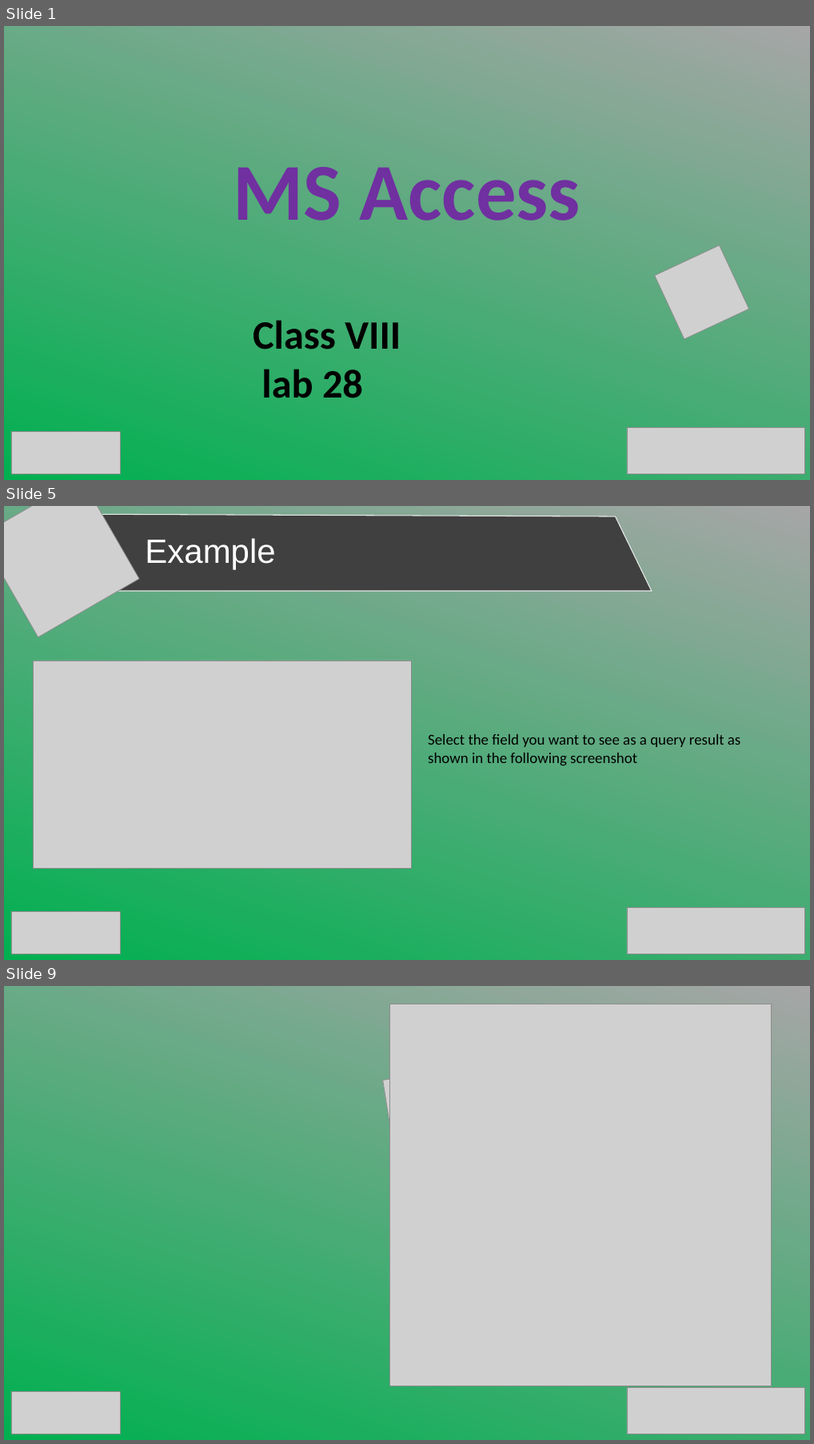
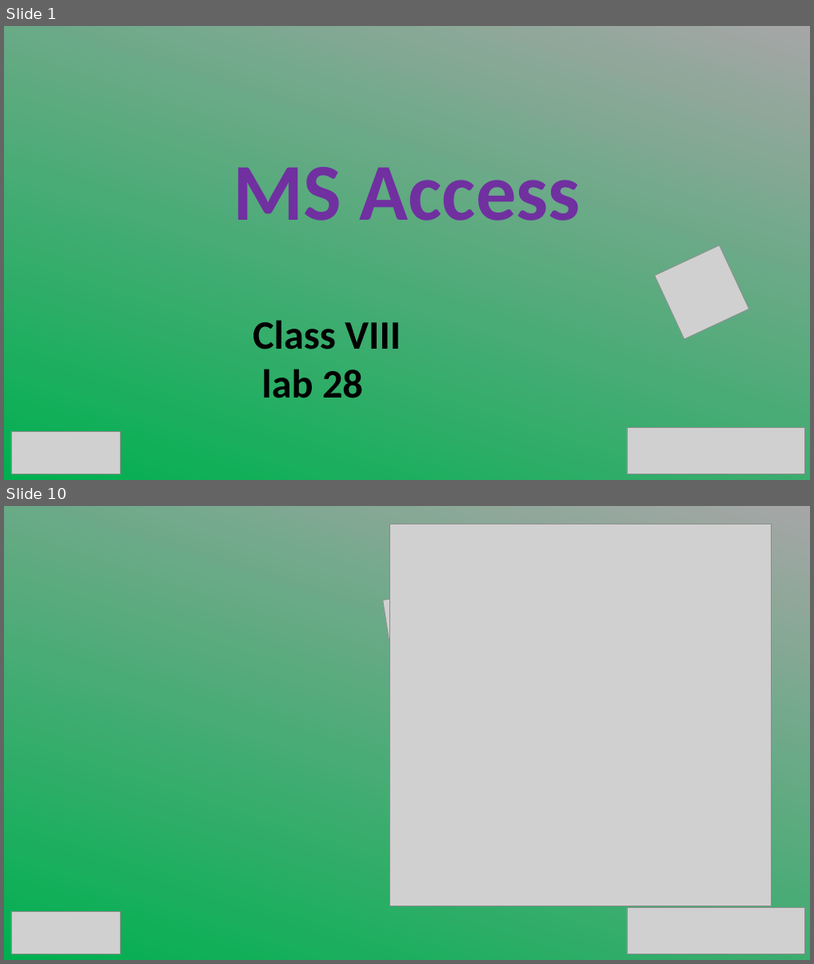
Before and after one commit to SabitDeepto/IIDP, a slide deck: class 8/lab 30 (Access)/2. Presentation/lab 30.pptx. Shown one above the other, each under a label of ours: slides 1, 5 and 9 before the commit, slides 1 and 10 after it; the slides between them are not shown. The pictures are 814x1444 and 814x964 pixels, drawn with LibreOffice and Linux fonts; fonts in the diff are those of the drawing; grey boxes stand for pictures. Boxes give left, top, right and bottom in pixels: in the first picture for what was removed or moved away, otherwise in the second. Text is boxed around its words. In the diff, an @@ line names an element or a change of style, - is before the commit and + after.

```diff
--- a/class 8/lab 30 (Access)/2. Presentation/lab 30.pptx
+++ b/class 8/lab 30 (Access)/2. Presentation/lab 30.pptx
@@ slide 5 removed at (x1=4, y1=506, x2=810, y2=960), background gradient #00B050 to #A6A6A6 @@
@@ picture removed at (x1=4, y1=506, x2=139, y2=637) @@
@@ freeform shape removed at (x1=33, y1=514, x2=652, y2=591) @@
@@ text removed at (x1=145, y1=538, x2=275, y2=570) @@
-Example
@@ picture removed at (x1=33, y1=660, x2=411, y2=868) @@
@@ text removed at (x1=428, y1=734, x2=741, y2=765) @@
-Select the field you want to see as a query result as shown in the following screenshot
@@ picture removed at (x1=11, y1=912, x2=120, y2=953) @@
@@ picture removed at (x1=627, y1=907, x2=806, y2=954) @@
@@ what was slide 9 is now slide 10 @@
```
Also in this commit, not shown: 1 slide changed, 7 slides added, 5 other slides removed, 10 other files.
